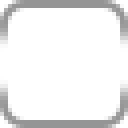
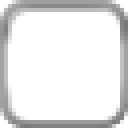
Layered file, before and after one edit (128x128). Changes by layer:
painted on "Rounded Rectangle 1" over (x1=4, y1=8, x2=124, y2=124)
added layer "Layer 2" over (x1=0, y1=20, x2=128, y2=108)
